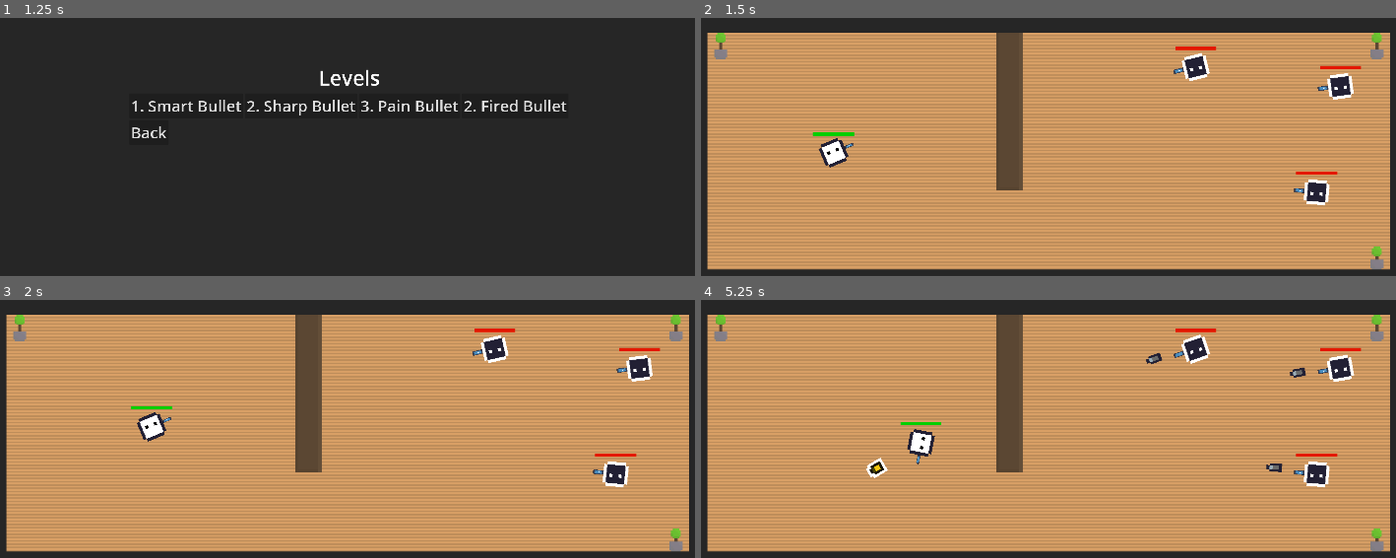
Above: before the commit, frames 1-4 (two rows, left to right).
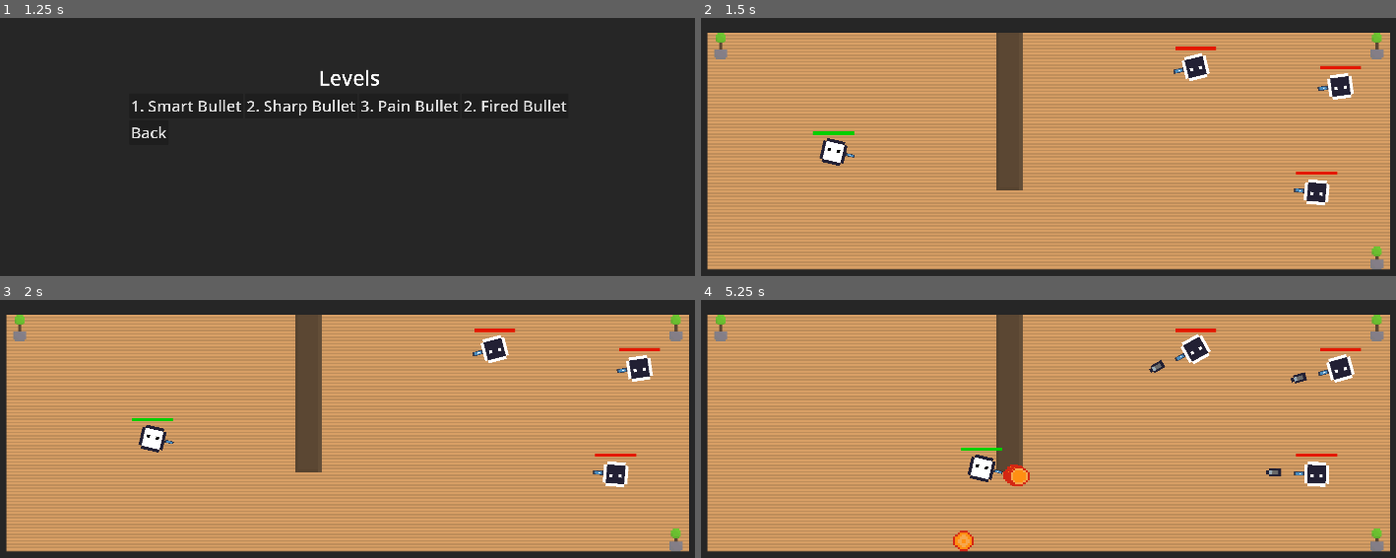
Above: after the commit, the same moments.

Repository: norrlandxyz/skott
Game: Godot game, scene res://menu/index.tscn
The game is run twice, just before and just after one commit, with the same random seed, the same clock (stepped at 60 frames per second) and the same inputs. The engine's default icon, where the game draws it, is replaced by a stand-in: a white triangle on a blue panel in a dark square.
Inputs:
- Up to frame 1 (1.25 s): click "Start" at 0.5 s
- Up to frame 2 (1.5 s): click "1. Smart Bullet" at 1.25 s
- Up to frame 3 (2 s): no input
- Up to frame 4 (5.25 s): hold Right (ui_right) 2.03-2.78 s; hold Space (self_destruct) 2.03-2.78 s; hold Left (ui_left) 2.78-3.53 s; tap Tab (switch) at 2.85, 4.35 s; hold Space (self_destruct) 3.53-4.28 s; hold Right (ui_right) 3.53-5.03 s; hold Left (ui_left) from 5.03 s (still down); hold Space (self_destruct) from 5.03 s (still down)

Frame 1 is identical in both runs. In frame 2, 0.3% of the frame differs, in the area x 16-94%, y 15-73%; in frame 3, 0.7%; in frame 4, 2.1%, in the area x 23-95%, y 12-98%.

Commit message:
location

Diff:
--- a/bullet_test/Joakim.gd
+++ b/bullet_test/Joakim.gd
@@ -1,7 +1,13 @@
 extends CharacterBody2D
 
 const SPEED = 100.0
-var location = randomLocation(1000, 0, 600, 0)
+
+@export var maxX = 0
+@export var minX = 0
+@export var maxY = 0
+@export var minY = 0
+
+var location = randomLocation()
 
 var rotation_weight = 1
 var rotation_speed = PI
@@ -22,6 +28,7 @@
 
 
 func _ready():
+	location = randomLocation()
 	#spawn_bullet()
 	health_bar.max_value = health
 	health_bar.value = health
@@ -38,14 +45,14 @@
 	var velocity = (location - global_position).normalized() * SPEED
 	move_and_collide(velocity * delta)
 	if global_position.distance_to(location) < 200:
-		location = randomLocation(1000, 0, 600, 0)
+		location = randomLocation()
 
 	#otherwise bullets will start spawning before the player has had a chance to move,
 	#will result in weird bullet spawning behaviour
 	if start_search_for_bullets == true:
 		searchForBullets()
 
-func randomLocation(maxX, minX, maxY, minY):
+func randomLocation():
 	var randomX = randi_range(minX, maxX)
 	var randomY = randi_range(minY, maxY)
 
@@ -94,7 +101,6 @@
 	start_search_for_bullets = true;
 
 func _on_hit_box_body_entered(body):
-	print("Player:" + str(body) + " entered enemy space!")
 	if body.is_in_group("enemy_bullet"):
 		body.self_destruct()
 		take_damage(10)
--- a/level1/level1.tscn
+++ b/level1/level1.tscn
@@ -95,6 +95,11 @@
 script = ExtResource("3_fib1i")
 
 [node name="Joakim" parent="." instance=ExtResource("4_xjhpx")]
+position = Vector2(554, 283)
+maxX = 1800
+minX = 330
+maxY = 500
+minY = 380
 
 [node name="EnemyNode" parent="." instance=ExtResource("5_cfbuw")]
 position = Vector2(1615, 35)
